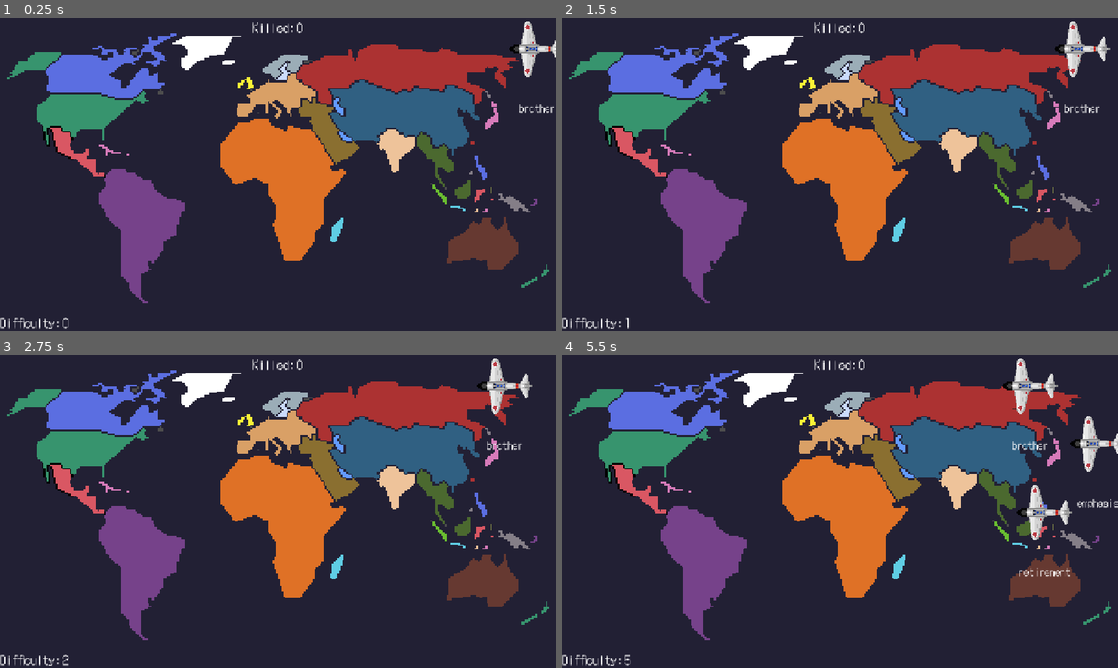
Above: before the commit, frames 1-4 (two rows, left to right).
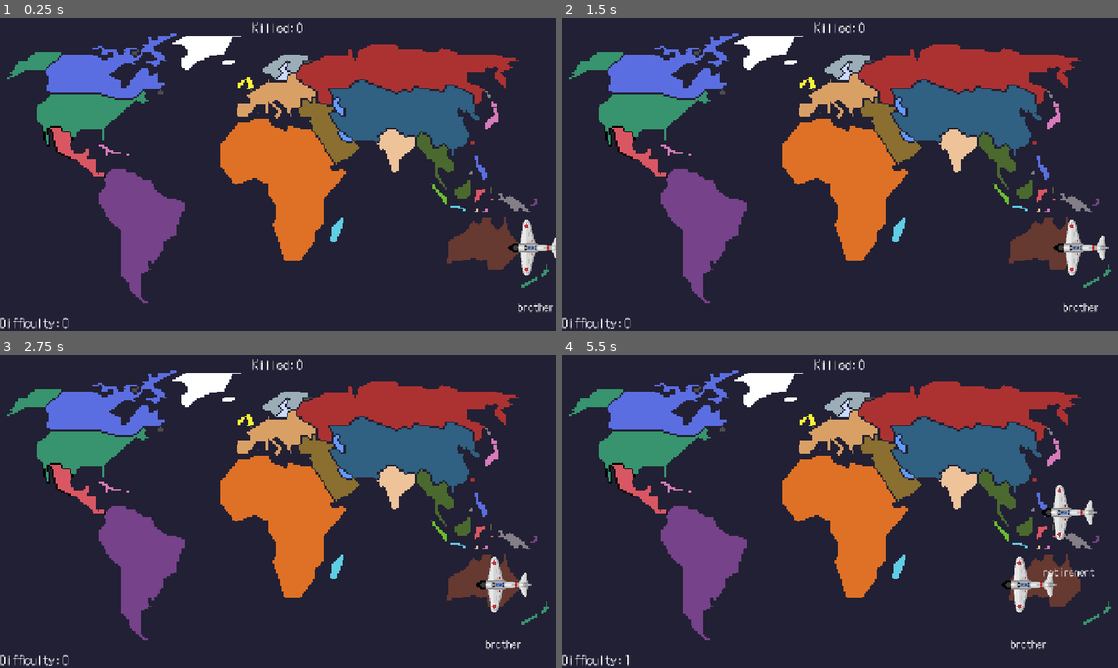
Above: after the commit, the same moments.

Repository: injust90/mnemosyne
Game: Godot game, scene res://scenes/main.tscn
Same seed, same stepped clock (60 frames per second), same inputs: the game is played once before the commit and once after it.
Inputs:
- Up to frame 1 (0.25 s): no input
- Up to frame 2 (1.5 s): tap Enter at 0.5 s
- Up to frame 3 (2.75 s): no input
- Up to frame 4 (5.5 s): no input

The runs differ from the first frame. In frame 1, 1.2% of the frame differs, in the area x 91-100%, y 1-94%; in frame 2, 1.3%; in frame 3, 1.3%; in frame 4, 2.9%, in the area x 11-100%, y 1-100%.

Commit message:
Refactored logic to enemy.gd

Diff:
--- a/Scripts/Main.gd
+++ b/Scripts/Main.gd
@@ -1,12 +1,9 @@
 extends Node2D
 
-var Enemy = preload("res://scenes/enemy.tscn")
-
-@onready var spawn_container = $SpawnContainer
 @onready var spawn_timer = $SpawnTimer
+@onready var enemy_container = $EnemyContainer
 @onready var difficulty_timer = $DifficultyTimer
 
-@onready var enemy_container = $EnemyContainer
 @onready var difficulty_value = $CanvasLayer/VBoxContainer/BottomRow/HBoxContainer/DifficultyValue
 @onready var killed_value = $CanvasLayer/VBoxContainer/TopRow2/TopRow/EnemiesKilledValue
 @onready var game_over_screen = $CanvasLayer/GameOverScreen
@@ -21,17 +18,17 @@
 func _ready() -> void:
 	start_game()
 
+func _unhandled_input(event: InputEvent) -> void:
+	# only fires when we get input and the key is pressed to prevent held down keystrokes
+	if event is InputEventKey and not event.is_pressed():
+		# use this variable for better autocompletion
+		var typed_event = event as InputEventKey
+		# get the letter the user types
+		var key_typed: String = typed_event.as_text_keycode().to_lower()
+		enemy_container.on_player_typed(key_typed)
+
 func _on_spawn_timer_timeout() -> void:
-	spawn_enemy()
-
-func spawn_enemy():
-	var enemy_instance = Enemy.instantiate()
-	var spawns = spawn_container.get_children()
-	var index = randi() % spawns.size()
-	enemy_instance.global_position = spawns[index].global_position
-	enemy_container.add_child(enemy_instance)
-	enemy_instance.set_difficulty(difficulty)
-
+	enemy_container.spawn_enemy(difficulty)
 
 func _on_difficulty_timer_timeout() -> void:
 	print("Timer fired!")
@@ -65,7 +62,7 @@
 	randomize()
 	spawn_timer.start()
 	difficulty_timer.start()
-	spawn_enemy()
+	enemy_container.spawn_enemy(difficulty)
 
 func _on_restart_button_pressed() -> void:
 	start_game()
--- a/Scripts/enemy.gd
+++ b/Scripts/enemy.gd
@@ -1,4 +1,6 @@
 extends CharacterBody2D
+
+class_name Enemy
 
 @export var blue: Color = Color("#4682b4")
 @export var green: Color = Color("#639675")
@@ -6,47 +8,18 @@
 
 @export var speed: float = 0.5
 
-@onready var prompt = $RichTextLabel
+@onready var prompt_label: RichTextLabel = $RichTextLabel
 @onready var killed_value = get_node("/root/Main/CanvasLayer/VBoxContainer/TopRow2/TopRow/EnemiesKilledValue")
-@onready var prompt_text = prompt.text
 @onready var enemy_container = get_parent()
 
 var active_enemy = null
 var current_letter_index: int = -1
 var enemies_killed = 0
+var prompt_text: String = ""
 
 func _ready() -> void:
-	prompt_text = PromptList.get_prompt()
-	prompt.parse_bbcode(set_center_tags(prompt_text))
-
-func _unhandled_input(event: InputEvent) -> void:
-	# only fires when we get input and the key is pressed to prevent held down keystrokes
-	if event is InputEventKey and not event.is_pressed():
-		# use this variable for better autocompletion
-		var typed_event = event as InputEventKey
-		# get the letter the user types
-		var key_typed: String = typed_event.as_text_keycode().to_lower()
-
-		# find an active enemy
-		if active_enemy == null:
-			find_new_active_enemy(key_typed)
-		else:
-			var prompt = active_enemy.get_prompt()
-			var next_character = prompt.substr(current_letter_index, 1)
-			if key_typed == next_character:
-				print("successfully typed %s" % key_typed)
-				current_letter_index += 1
-				active_enemy.set_next_character(current_letter_index)
-				# Resets our enemy
-				if current_letter_index == prompt.length():
-					print("DONE!")
-					active_enemy.queue_free()
-					active_enemy = null
-					enemies_killed += 1
-					killed_value.text = str(enemies_killed)
-			else:
-				print("Incorrectly typed %s instead of %s" % [key_typed, next_character])
-
+	prompt_text= PromptList.get_prompt()
+	prompt_label.parse_bbcode(set_center_tags(prompt_text))
 
 func _physics_process(_delta: float) -> void:
 	global_position.x -= speed
@@ -59,15 +32,15 @@
 	speed = clamp(new_speed, speed, 3)
 
 func get_prompt() -> String:
-	return prompt.get_parsed_text()
+	return prompt_label.get_parsed_text()
 
 	# Find a new active enemy, set index, set character, return to break out
 func find_new_active_enemy(typed_character: String):
-	# Go through and if enemy's prompt is equal, set to enemy found
+	# Go through and if enemy's prompt_label is equal, set to enemy found
 	for enemy in enemy_container.get_children():
-		var prompt = enemy.get_prompt()
-		var next_character = prompt.substr(0, 1)
-		# var next_character = prompt.substr(0, 1).to_lower()
+		var prompt_label = enemy.get_prompt()
+		var next_character = prompt_label.substr(0, 1)
+
 		print("next_character " + next_character)
 		# Is the character is the same one that was typed?
 		if next_character == typed_character:
@@ -87,8 +60,8 @@
 		red_text = get_bbcode_color_tag(red) + prompt_text.substr(next_character_index + 1, prompt_text.length() - next_character_index + 1) + get_bbcode_end_color_tag()
 
 	# build out the string
-	prompt.parse_bbcode(set_center_tags(blue_text + green_text + red_text))
-	print("prompt %s" % prompt.get_parsed_text())
+	prompt_label.parse_bbcode(set_center_tags(blue_text + green_text + red_text))
+	print("prompt_label %s" % prompt_label.get_parsed_text())
 
 func set_center_tags(string_to_center: String):
 	return "[center]" + string_to_center + "[/center]"
--- /dev/null
+++ b/scenes/enemy_container.gd
@@ -0,0 +1,22 @@
+extends Node2D
+
+# Reponsible for spawning enemies
+
+# Tracks enemies in scene to compare to prompts of enemies to what is being typed
+var enemy_map : Dictionary[String, Enemy] = {}
+const ENEMY = preload("uid://c02w5vdnu21bl")
+
+@export var spawn_container: Node2D
+
+func spawn_enemy(difficulty: int):
+	var enemy_instance = ENEMY.instantiate()
+	var spawns = spawn_container.get_children()
+	var index = randi() % spawns.size()
+	enemy_instance.global_position = spawns[index].global_position
+	add_child(enemy_instance)
+	enemy_map[enemy_instance.prompt_text] = enemy_instance
+	enemy_instance.set_difficulty(difficulty)
+
+# TODO Logic for figuring out if what the player has typed matches the enemy prompt
+func on_player_typed(character: String):
+	print(character, " ", enemy_map)
--- a/scenes/main.tscn
+++ b/scenes/main.tscn
@@ -2,6 +2,7 @@
 
 [ext_resource type="Script" uid="uid://cld78750og8jp" path="res://Scripts/Main.gd" id="1_jyhfs"]
 [ext_resource type="Texture2D" uid="uid://dfa8cdvaqnagj" path="res://art/world_map_bg.png" id="1_o5qli"]
+[ext_resource type="Script" uid="uid://copopuae3qvo4" path="res://scenes/enemy_container.gd" id="3_jyhfs"]
 [ext_resource type="FontFile" uid="uid://csvq0vsim01d2" path="res://fonts/DotGothic16-Regular.ttf" id="3_sugp2"]
 
 [sub_resource type="RectangleShape2D" id="RectangleShape2D_haqph"]
@@ -10,10 +11,21 @@
 [node name="Main" type="Node2D" unique_id=198978509]
 script = ExtResource("1_jyhfs")
 
+[node name="SpawnTimer" type="Timer" parent="." unique_id=198608987]
+wait_time = 3.0
+
+[node name="DifficultyTimer" type="Timer" parent="." unique_id=1991087797]
+wait_time = 5.0
+autostart = true
+
 [node name="Background" type="TextureRect" parent="." unique_id=958738256]
 offset_right = 1280.0
 offset_bottom = 720.0
 texture = ExtResource("1_o5qli")
+
+[node name="EnemyContainer" type="Node2D" parent="." unique_id=913802812 node_paths=PackedStringArray("spawn_container")]
+script = ExtResource("3_jyhfs")
+spawn_container = NodePath("../SpawnContainer")
 
 [node name="SpawnContainer" type="Node2D" parent="." unique_id=1276308948]
 
@@ -29,13 +41,11 @@
 [node name="Marker2D4" type="Marker2D" parent="SpawnContainer" unique_id=120852482]
 position = Vector2(1241, 529)
 
-[node name="EnemyContainer" type="Node2D" parent="." unique_id=913802812]
+[node name="LoseArea" type="Area2D" parent="." unique_id=778701426]
 
-[node name="SpawnTimer" type="Timer" parent="." unique_id=198608987]
-wait_time = 3.0
-
-[node name="DifficultyTimer" type="Timer" parent="." unique_id=1991087797]
-autostart = true
+[node name="CollisionShape2D" type="CollisionShape2D" parent="LoseArea" unique_id=1233450834]
+position = Vector2(-55, 360)
+shape = SubResource("RectangleShape2D_haqph")
 
 [node name="CanvasLayer" type="CanvasLayer" parent="." unique_id=1085977757]
 
@@ -114,13 +124,7 @@
 theme_override_font_sizes/font_size = 28
 text = "0"
 
-[node name="LoseArea" type="Area2D" parent="." unique_id=778701426]
-
-[node name="CollisionShape2D" type="CollisionShape2D" parent="LoseArea" unique_id=1233450834]
-position = Vector2(-55, 360)
-shape = SubResource("RectangleShape2D_haqph")
-
 [connection signal="timeout" from="SpawnTimer" to="." method="_on_spawn_timer_timeout"]
 [connection signal="timeout" from="DifficultyTimer" to="." method="_on_difficulty_timer_timeout"]
+[connection signal="body_entered" from="LoseArea" to="." method="_on_lose_area_body_entered"]
 [connection signal="pressed" from="CanvasLayer/GameOverScreen/CenterContainer/VBoxContainer/RestartButton" to="." method="_on_restart_button_pressed"]
-[connection signal="body_entered" from="LoseArea" to="." method="_on_lose_area_body_entered"]
Not shown, added: scenes/enemy_container.gd.uid
